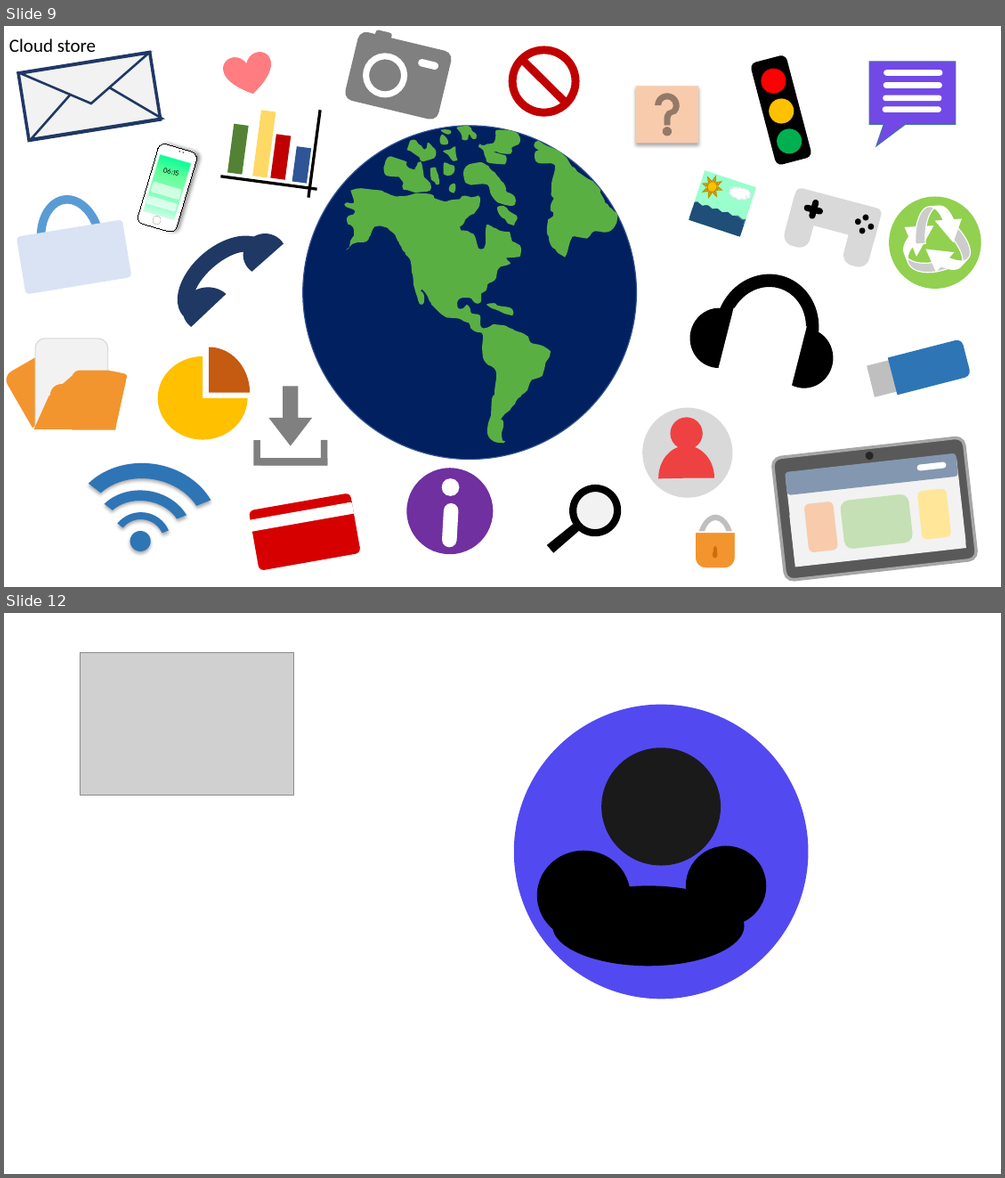
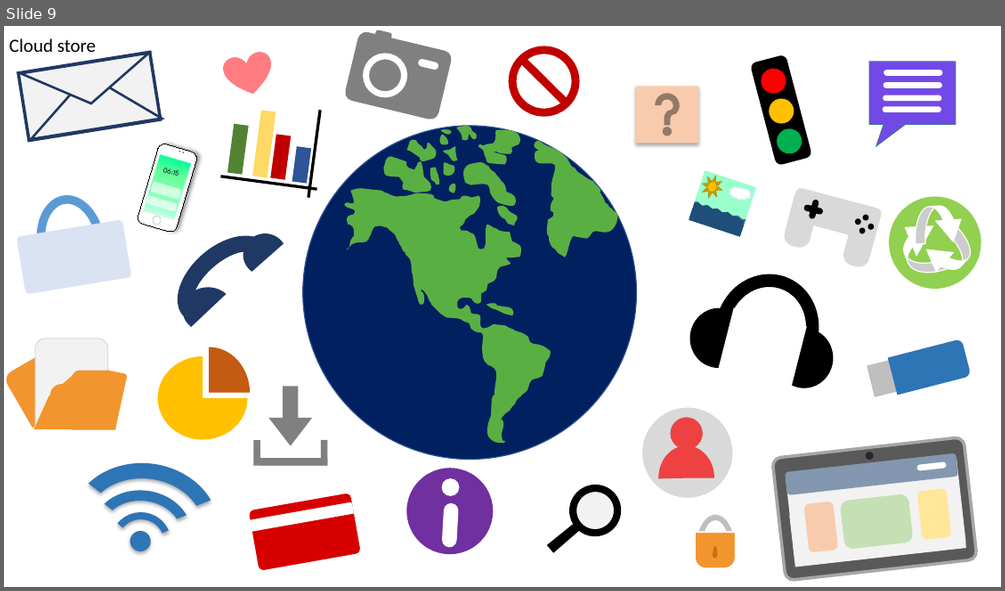
Before and after one commit to ArianeBarros/Projeto-Inova, a slide deck: Imagens/fundinho.pptx. Shown one above the other, each under a label of ours: slides 9 and 12 before the commit, slide 9 after it; the slides between them are not shown. The pictures are 1005x1178 and 1005x591 pixels, drawn with LibreOffice and Linux fonts; fonts in the diff are those of the drawing; grey boxes stand for pictures; background and template pictures are left out. Boxes give left, top, right and bottom in pixels: in the first picture for what was removed or moved away, otherwise in the second. Text is boxed around its words. In the diff, an @@ line names an element or a change of style, - is before the commit and + after.

```diff
--- a/Imagens/fundinho.pptx
+++ b/Imagens/fundinho.pptx
@@ slide 12 removed at [4, 613, 1001, 1174], background #FFFFFF @@
@@ picture removed at [80, 653, 293, 795] @@
@@ ellipse removed at [514, 705, 809, 999] @@
@@ ellipse removed at [601, 747, 720, 865] @@
@@ ellipse removed at [537, 851, 631, 941] @@
@@ ellipse removed at [686, 845, 767, 925] @@
@@ ellipse removed at [553, 886, 744, 966] @@
```
Also in this commit, not shown: 1 slide changed, 1 slide added, 4 other files.
